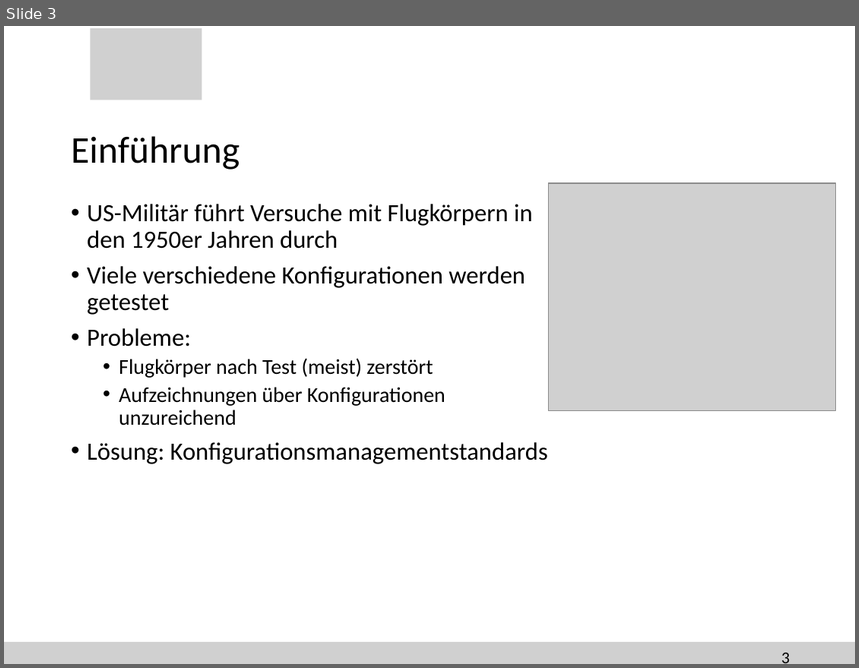
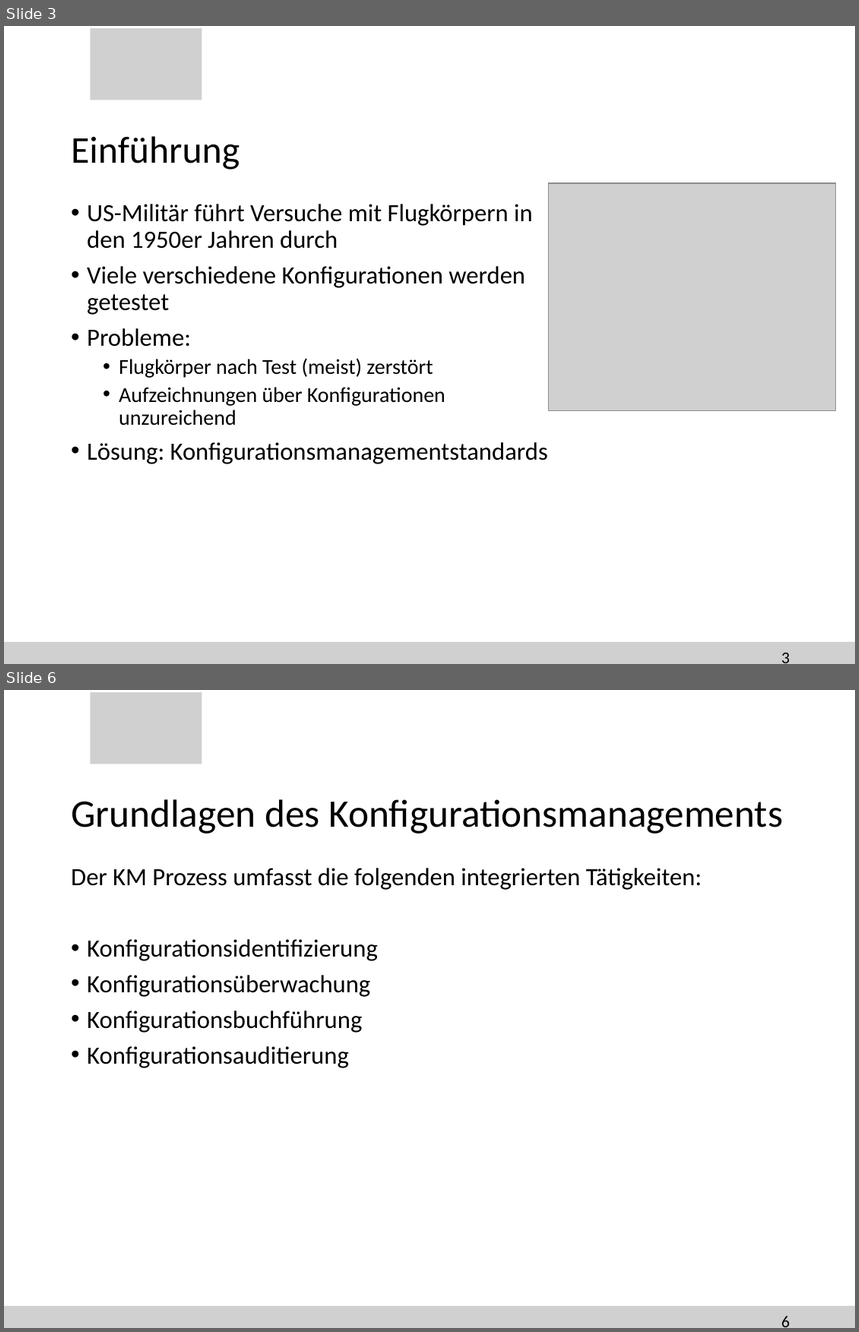
Before and after one commit to SteiMi/swm-seminar, a slide deck: Präsentation/seminar.pptx. Shown one above the other, each under a label of ours: slide 3 before the commit, slides 3 and 6 after it; the slides between them are not shown. The pictures are 859x668 and 859x1332 pixels, drawn with LibreOffice and Linux fonts; fonts in the diff are those of the drawing; grey boxes stand for pictures; background and template pictures are left out. Boxes give left, top, right and bottom in pixels: in the first picture for what was removed or moved away, otherwise in the second. Text is boxed around its words. In the diff, an @@ line names an element or a change of style, - is before the commit and + after.

```diff
--- a/Präsentation/seminar.pptx
+++ b/Präsentation/seminar.pptx
@@ slide 6 added at (4,690,855,1328), background #FFFFFF; not listed: 2 template elements that a slide beside it also shows @@
@@ title added at (71,799,783,834), 33 pt, text #000000 @@
+Grundlagen des Konfigurationsmanagements
@@ text added at (71,868,702,1068), 21 pt, text #000000 @@
+Der KM Prozess umfasst die folgenden integrierten Tätigkeiten:
+• Konfigurationsidentifizierung
+• Konfigurationsüberwachung
+• Konfigurationsbuchführung
+• Konfigurationsauditierung
@@ page number added at (781,1316,790,1328), 14 pt, text #000000 @@
+6
```
Also in this commit, not shown: 1 slide changed, 10 other slides added.
